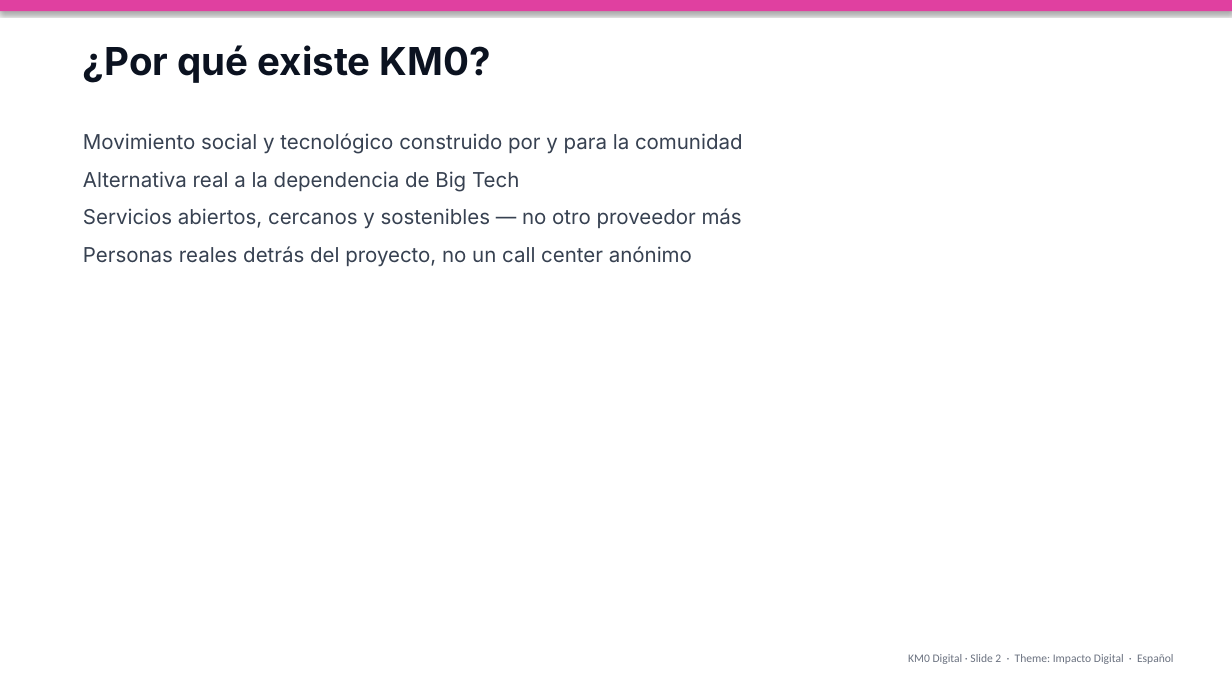
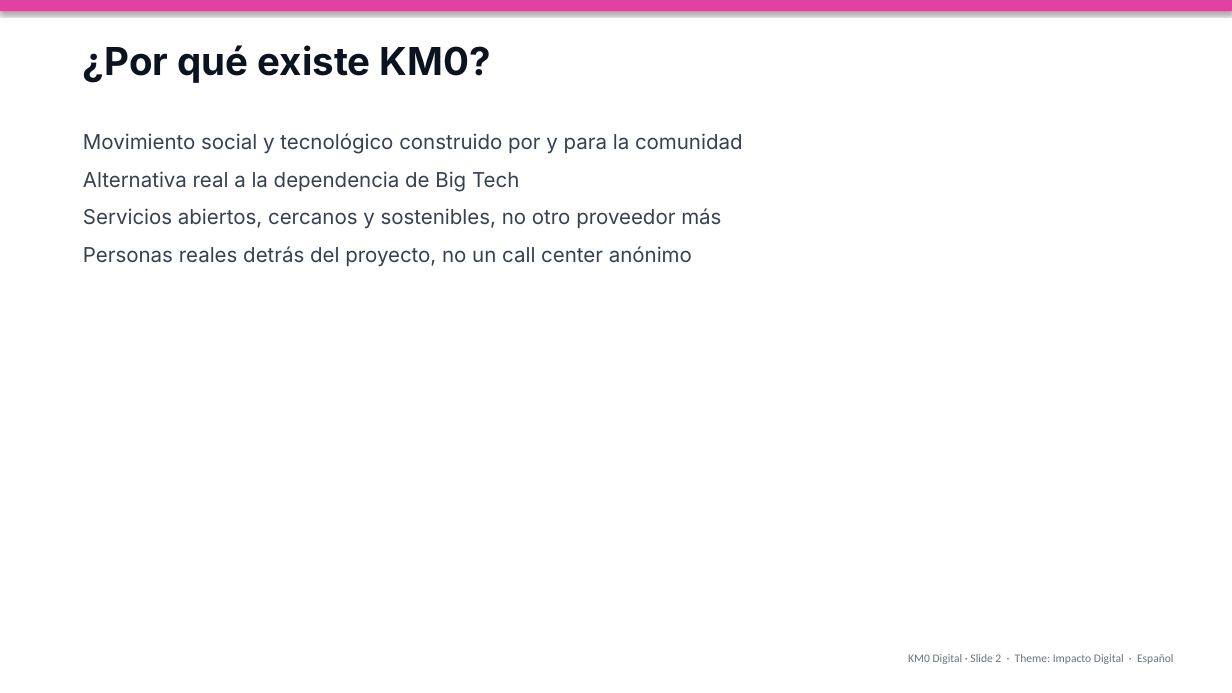
Before and after one commit to AMVARA-CONSULTING/km0-web, a slide deck: slide 2 of presentations/KM0-Impacto-Digital-ES.pptx. Drawn at 1232x693 pixels with LibreOffice and Linux fonts; fonts in the diff are those of the drawing. Boxes give left, top, right and bottom in pixels: in the first picture for what was removed or moved away, otherwise in the second. Text is boxed around its words. In the diff, an @@ line names an element or a change of style, - is before the commit and + after.

```diff
--- a/presentations/KM0-Impacto-Digital-ES.pptx
+++ b/presentations/KM0-Impacto-Digital-ES.pptx
@@ text at [83, 208, 721, 229]: text changed @@
-Servicios abiertos, cercanos y sostenibles — no otro proveedor más
+Servicios abiertos, cercanos y sostenibles, no otro proveedor más
```
Also in this commit, not shown: 4 other slides changed, 41 other files.
